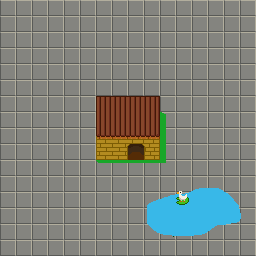
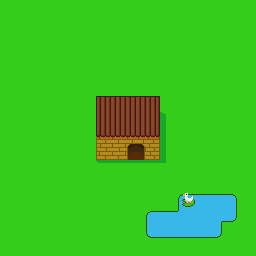
Layers edited between the first and the second 256px x 256px image:
added layer "Duck" in group "Grupo de camadas #1" over [182, 193, 195, 207]
added layer "100 camadas" in group "Grupo de camadas #1" over [146, 194, 237, 238]
painted on "lake" over [147, 188, 241, 237]
showed "ground" over [0, 0, 256, 256]
